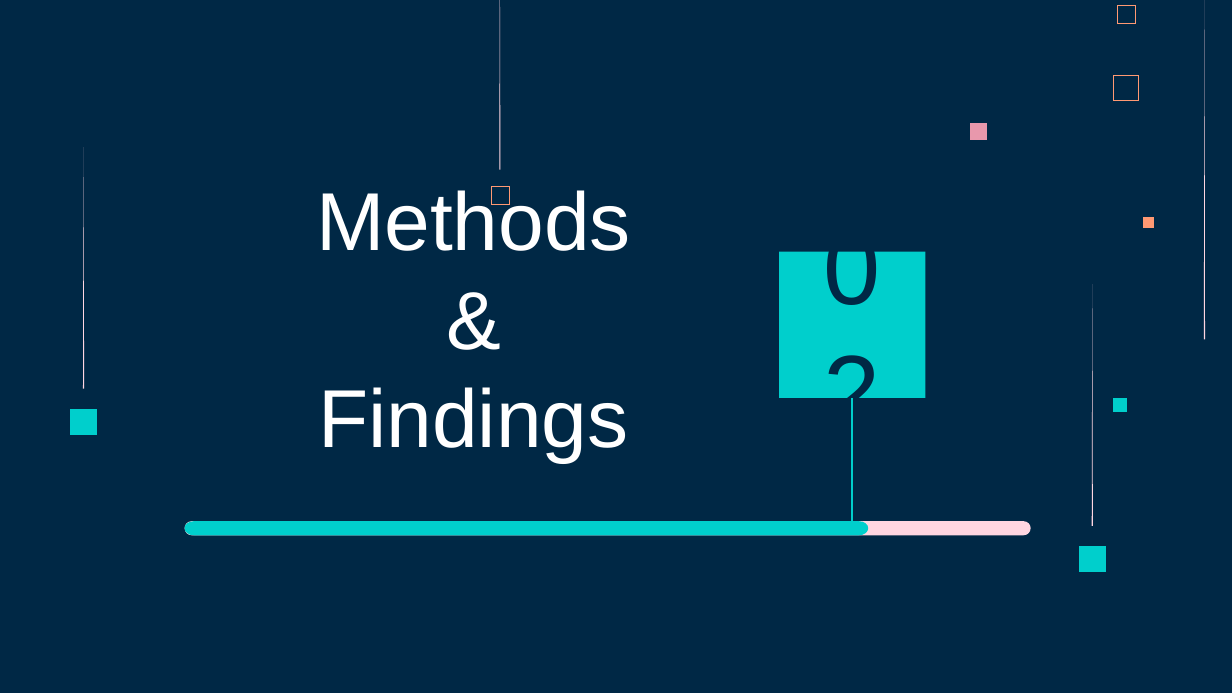
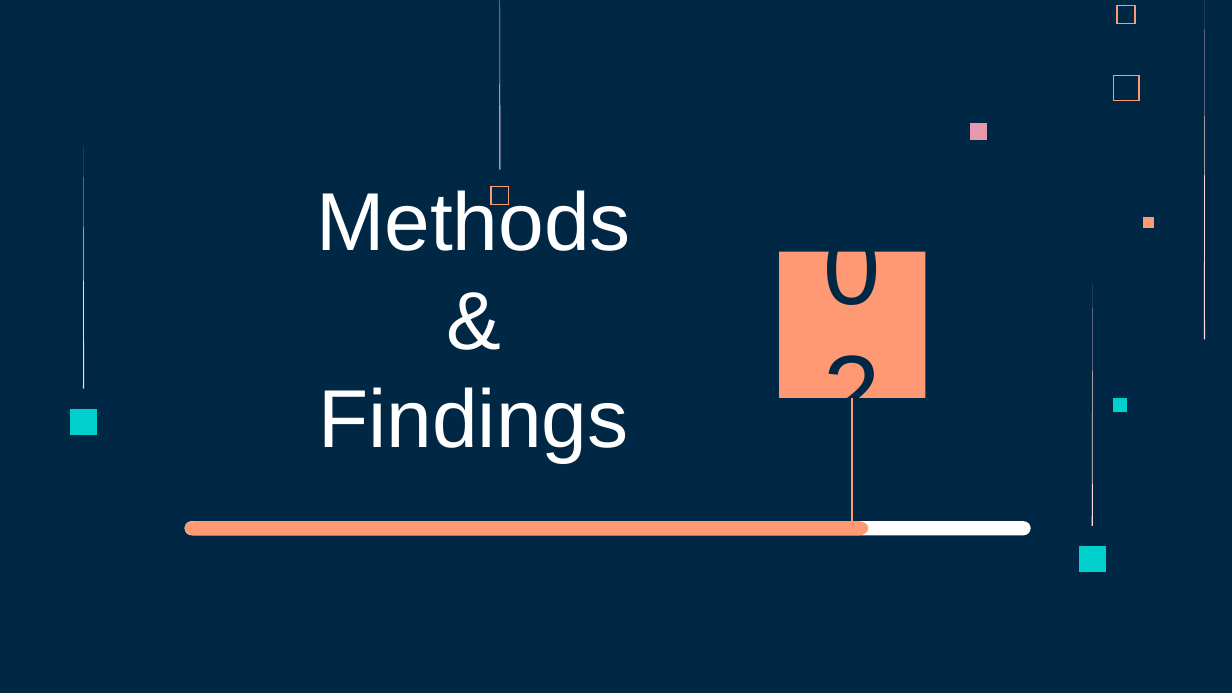
Before and after one commit to Jimbobaus/project, a slide deck: slide 11 of Presentation/draft_slides.pptx (slide 10 before the commit). Drawn at 1232x693 pixels with LibreOffice and Linux fonts; fonts in the diff are those of the drawing. Boxes give left, top, right and bottom in pixels: in the first picture for what was removed or moved away, otherwise in the second. Text is boxed around its words. In the diff, an @@ line names an element or a change of style, - is before the commit and + after.

```diff
--- a/Presentation/draft_slides.pptx
+++ b/Presentation/draft_slides.pptx
@@ rectangle at (x1=779, y1=251, x2=925, y2=398): fill #00CFCC to #FF9973 @@
@@ line (853, 398) - (853, 530): stroke #00CFCC 1.5 pt to #FF9973 1.5 pt @@
@@ freeform shape at (x1=185, y1=521, x2=869, y2=535): fill #00CFCC to #FF9973 @@
@@ freeform shape at (x1=185, y1=521, x2=1031, y2=535): fill #FFD6E1 to #FFFFFF @@
```
Also in this commit, not shown: 10 other slides changed, 12 slides added, 7 slides removed.
